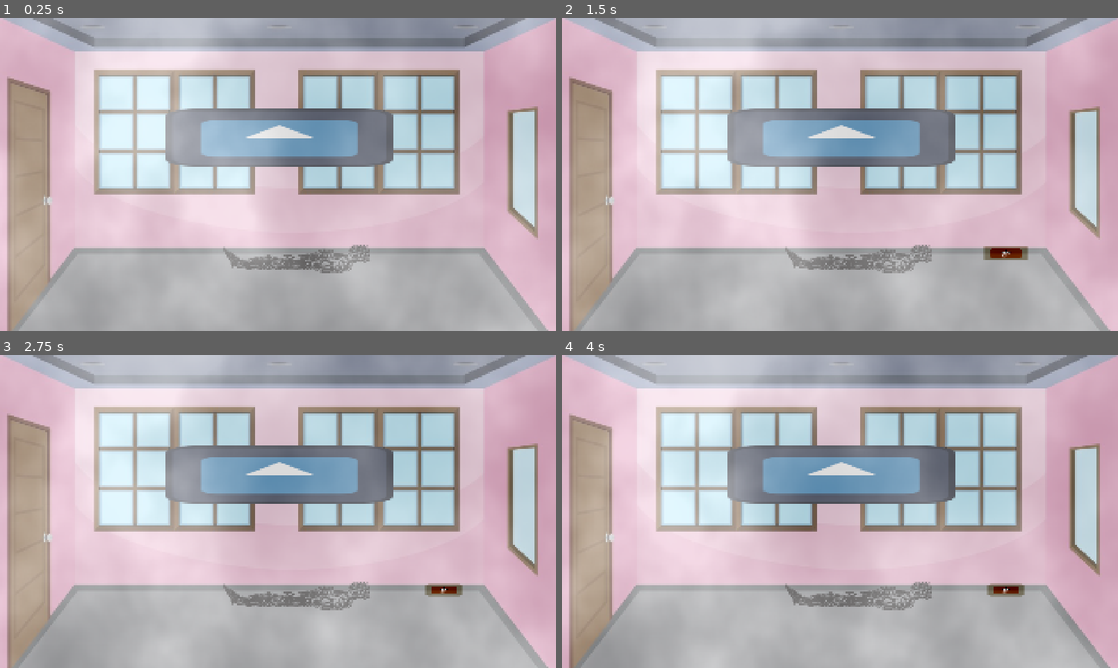
Above: before the commit, frames 1-4 (two rows, left to right).
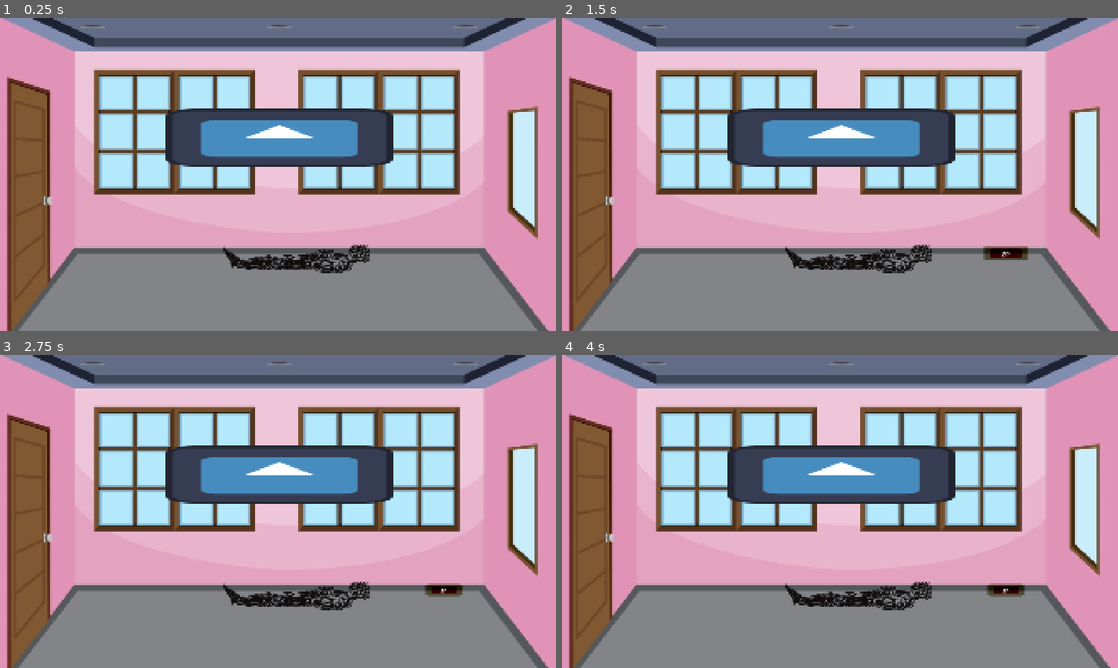
Above: after the commit, the same moments.

Repository: bagelcat11/fridge-magnet-thought-bubble
Game: Godot game, scene res://scenes/main_level.tscn
Same seed, same stepped clock (60 frames per second), same inputs: the game is played once before the commit and once after it. The engine's default icon, where the game draws it, is replaced by a stand-in: a white triangle on a blue panel in a dark square.
Inputs (mouse positions are in pixels of both pictures, inside the frame that each line leads up to):
- Up to frame 1 (0.25 s): no input
- Up to frame 2 (1.5 s): move the mouse to (962, 158) at 0.52 s; click (962, 158) at 0.67 s; tap Enter at 1.25 s; move the mouse to (1006, 252) at 1.27 s; click (1006, 252) at 1.42 s
- Up to frame 3 (2.75 s): move the mouse to (333, 442) at 2.02 s; click (333, 442) at 2.17 s
- Up to frame 4 (4 s): move the mouse to (812, 574) at 2.77 s; click (812, 574) at 2.92 s; move the mouse to (1006, 558) at 3.52 s; click (1006, 558) at 3.67 s

The runs differ from the first frame. In frame 1, 81% of the frame differs, in the area x 0-100%, y 0-100%; in frame 2, 82%; in frame 3, 80%; in frame 4, 78%.

Commit message:
rain shader is WEIRD ill fix it tmr..

Diff:
--- a/scenes/main_level.tscn
+++ b/scenes/main_level.tscn
@@ -7,6 +7,7 @@
 [ext_resource type="Shader" uid="uid://tj43wxvr837l" path="res://shaders/test.gdshader" id="4_8ra5a"]
 [ext_resource type="Shader" uid="uid://b6t8pog534fnq" path="res://shaders/test2.gdshader" id="5_8ra5a"]
 [ext_resource type="Shader" uid="uid://bap8ab725qnga" path="res://shaders/fog.gdshader" id="5_iqu8w"]
+[ext_resource type="Shader" uid="uid://cqagjepa5marq" path="res://shaders/rain.gdshader" id="6_5fr2l"]
 [ext_resource type="Texture2D" uid="uid://dlj3otsvjpi1n" path="res://assets/outside_background.png" id="6_bq26l"]
 [ext_resource type="Texture2D" uid="uid://dbof1uhyni8mm" path="res://assets/temp_room_asset.jpg" id="7_u2c82"]
 
@@ -21,6 +22,15 @@
 seamless = true
 normalize = false
 noise = SubResource("FastNoiseLite_2sb77")
+
+[sub_resource type="ShaderMaterial" id="ShaderMaterial_2sb77"]
+shader = ExtResource("6_5fr2l")
+shader_parameter/count = 150
+shader_parameter/slant = -0.01
+shader_parameter/speed = 50.0
+shader_parameter/blur = 0.002
+shader_parameter/colour = Color(1, 1, 1, 1)
+shader_parameter/size = Vector2(0.005, 0.2)
 
 [sub_resource type="ShaderMaterial" id="ShaderMaterial_k5pu3"]
 shader = ExtResource("4_8ra5a")
@@ -56,12 +66,19 @@
 
 [node name="word_timer" type="Timer" parent="."]
 
-[node name="fogshader" type="TextureRect" parent="."]
+[node name="fog_shader" type="TextureRect" parent="."]
+visible = false
 texture_repeat = 2
 material = SubResource("ShaderMaterial_5fr2l")
 offset_right = 1920.0
 offset_bottom = 1080.0
 texture = SubResource("NoiseTexture2D_fkrx8")
+
+[node name="rain_shader" type="ColorRect" parent="."]
+visible = false
+material = SubResource("ShaderMaterial_2sb77")
+offset_right = 1920.0
+offset_bottom = 1080.0
 
 [node name="screenshader" type="ColorRect" parent="."]
 visible = false
--- /dev/null
+++ b/shaders/rain.gdshader
@@ -0,0 +1,51 @@
+shader_type canvas_item;
+
+// can make snow by adjusting values
+uniform int count: hint_range(0, 2000) = 150;
+uniform float slant: hint_range(-0.1, 0.1) = -0.01;
+uniform float speed: hint_range(25.0, 100.0) = 50.0;
+uniform float blur: hint_range(0.0005, 0.1) = 0.002;
+uniform vec4 colour: source_color = vec4(1.0, 1.0, 1.0, 1.0);
+uniform vec2 size = vec2(0.01, 0.2);
+
+float line_sdf(vec2 p, vec2 s) {
+    vec2 d = abs(p) - s;
+    return min(max(d.x, d.y), 0.0) + length(max(d, 0.0));
+}
+
+float Hash(float x) {
+    return fract(sin(x * 18.34) * 51.78);
+}
+
+float Hash2(float x) {
+    return fract(sin(x * 25.42) * 21.24);
+}
+
+void fragment() {
+	// inspector issue with tiny vec 2
+    vec2 s = size * 0.1;
+	// to work at the start
+    float time = TIME + 1000.0;
+    vec2 uv = UV;
+	// slant each line left or right
+    uv.x += uv.y * slant;
+    float output = 0.0;
+
+    for (int i = 1; i <= count; i++) {
+        float h1 = Hash(float(i));
+        float h2 = Hash2(float(i));
+		// make it so the lines move in the direction of the slant as well
+		// otherwise they would go directly down no matter what slant is
+        float sl = h1 * uv.y * -slant;
+		// compute random x position of line, multiply by 1.2 to cover the far edges more predictably
+        float pos_mod_x = h1 * 1.2;
+		// there is probably better way to do this, to prevent line from moving too slow compared to other lines
+        float pos_mod_y = max(h2 * speed, pos_mod_x * speed);
+		// wrap y values around to loop the anim
+        vec2 position = vec2(pos_mod_x + sl, -mod(-pos_mod_y * time * 0.1, -1.));
+        float sdf = line_sdf(uv - position, s);
+        output += clamp(- sdf / blur, 0.0, 1.0);
+    }
+
+    COLOR = vec4(colour.rgb, output);
+}
Not shown: 1 places in scenes/main_level.tscn that only renumber resources
Not shown, added: shaders/rain.gdshader.uid
